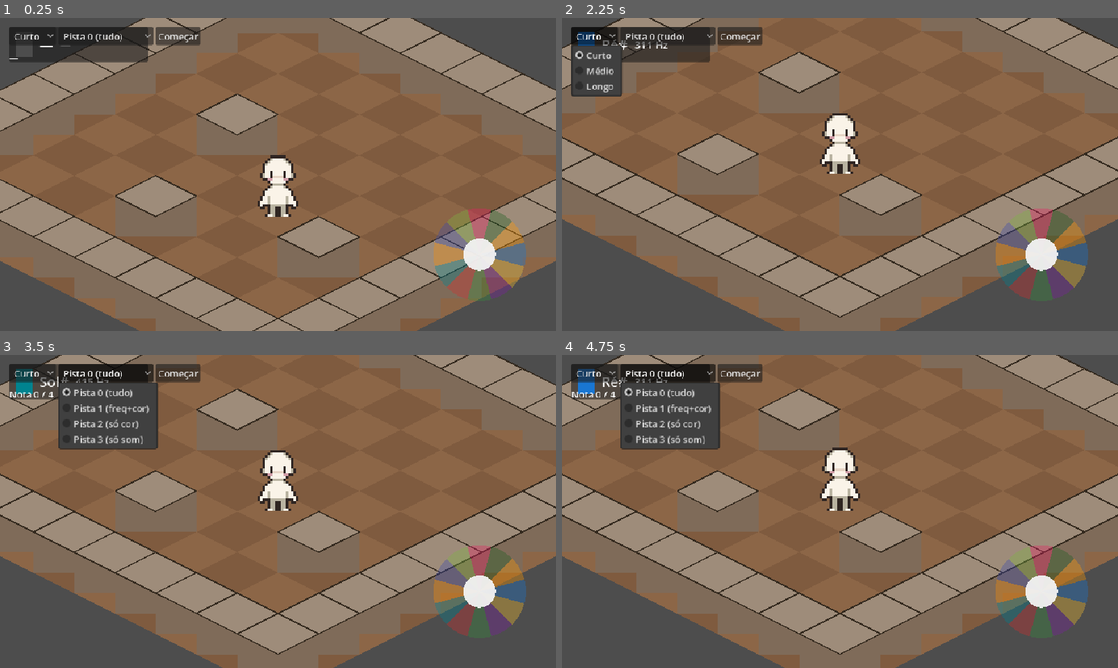
Above: before the commit, frames 1-4 (two rows, left to right).
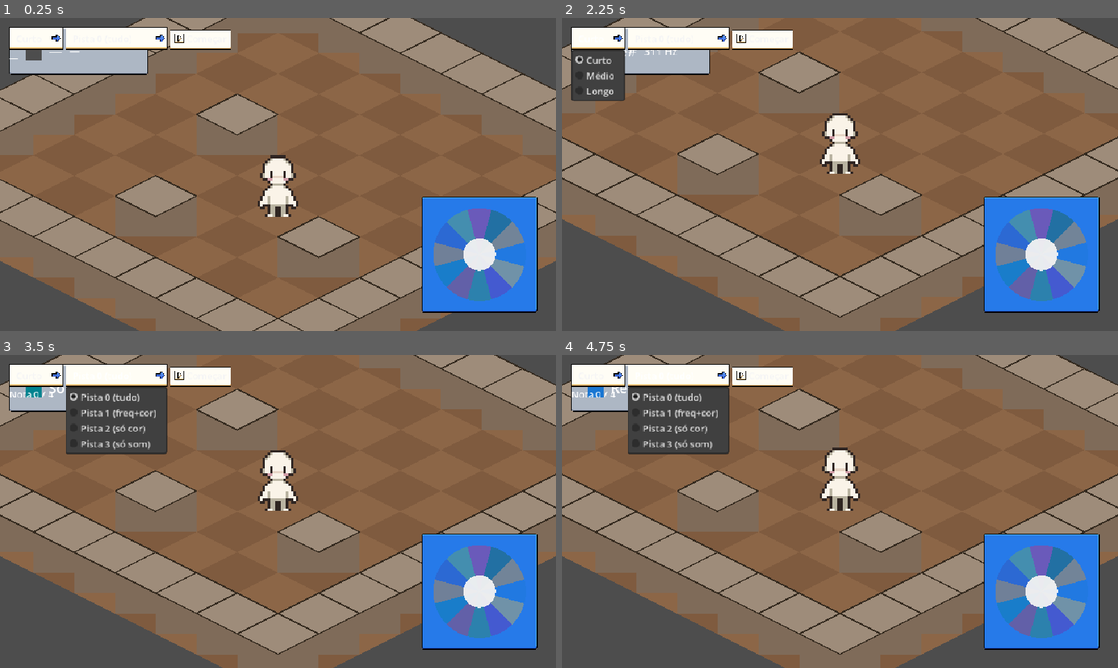
Above: after the commit, the same moments.

Repository: JDaniloC/BlindTuner
Game: Godot game, scene res://scenes/Playground.tscn
Two runs of this game, one before a commit and one after it. Both use one fixed random seed, a clock stepped at 60 frames per second and the inputs below.
Inputs:
- Up to frame 1 (0.25 s): no input
- Up to frame 2 (2.25 s): click "Começar" at 0.5 s; click "Começar" at 1.25 s; click "Curto" at 2 s
- Up to frame 3 (3.5 s): click "Pista 0 (tudo)" at 2.75 s
- Up to frame 4 (4.75 s): click "Curto" at 3.5 s; click "Pista 0 (tudo)" at 4.25 s

The runs differ from the first frame. In frame 1, 12% of the frame differs, in the area x 1-97%, y 2-95%; in frame 2, 12%; in frame 3, 13%; in frame 4, 13%.

Commit message:
feat(godot): aplica Theme flat no GameHUD/NotePanel/Joystick
GameHUD preload+theme no _ready (+ ícone Play); NotePanel via .tscn;
moldura NinePatchRect no Joystick. Tipos de nó/lógica intactos.

Co-Authored-By: Claude Opus 4.7 <noreply@anthropic.com>

Diff:
--- a/godot/scenes/DirectionJoystick.tscn
+++ b/godot/scenes/DirectionJoystick.tscn
@@ -1,10 +1,21 @@
-[gd_scene load_steps=2 format=3]
+[gd_scene load_steps=3 format=3]
 
 [ext_resource type="Script" path="res://scripts/DirectionJoystick.gd" id="1"]
+[ext_resource type="Texture2D" path="res://assets/ui/flat/UI_Flat_Frame02a.png" id="2"]
 
 [node name="DirectionJoystick" type="Control"]
 custom_minimum_size = Vector2(200, 200)
 script = ExtResource("1")
+
+[node name="Frame" type="NinePatchRect" parent="."]
+anchor_right = 1.0
+anchor_bottom = 1.0
+mouse_filter = 2
+texture = ExtResource("2")
+patch_margin_left = 16
+patch_margin_right = 16
+patch_margin_top = 16
+patch_margin_bottom = 16
 
 [node name="Slices" type="Node2D" parent="."]
 position = Vector2(100, 100)
--- a/godot/scenes/NotePanel.tscn
+++ b/godot/scenes/NotePanel.tscn
@@ -1,10 +1,12 @@
-[gd_scene load_steps=2 format=3]
+[gd_scene load_steps=3 format=3]
 
 [ext_resource type="Script" path="res://scripts/NotePanel.gd" id="1"]
+[ext_resource type="Theme" path="res://assets/ui/blindtuner_theme.tres" id="2"]
 
 [node name="NotePanel" type="PanelContainer"]
 custom_minimum_size = Vector2(240, 60)
 script = ExtResource("1")
+theme = ExtResource("2")
 
 [node name="Margin" type="MarginContainer" parent="."]
 theme_override_constants/margin_left = 12
--- a/godot/scripts/GameHUD.gd
+++ b/godot/scripts/GameHUD.gd
@@ -3,6 +3,9 @@
 
 signal start_requested(preset_id: String, cue_level: int)
 signal restart_requested
+
+const UI_THEME := preload("res://assets/ui/blindtuner_theme.tres")
+const PLAY_ICON := preload("res://assets/ui/flat/UI_Flat_ButtonPlay01a.png")
 
 var _preset_opt: OptionButton
 var _cue_opt: OptionButton
@@ -12,6 +15,7 @@
 var _stats_label: Label
 
 func _ready() -> void:
+	theme = UI_THEME
 	var top := HBoxContainer.new()
 	top.position = Vector2(16, 16)
 	add_child(top)
@@ -28,6 +32,7 @@
 
 	_start_btn = Button.new()
 	_start_btn.text = "Começar"
+	_start_btn.icon = PLAY_ICON
 	_start_btn.pressed.connect(_on_start_pressed)
 	top.add_child(_start_btn)
 
--- a/godot/tests/test_ui_theme.gd
+++ b/godot/tests/test_ui_theme.gd
@@ -28,3 +28,23 @@
 	var sb := t.get_stylebox("panel", "PanelContainer") as StyleBoxTexture
 	assert_not_null(sb, "PanelContainer/panel deve ser StyleBoxTexture")
 	assert_not_null(sb.texture, "PanelContainer/panel texture")
+
+func test_gamehud_has_theme_applied():
+	var h = preload("res://scenes/GameHUD.tscn").instantiate()
+	add_child_autofree(h)
+	assert_eq(h.theme, load(THEME_PATH), "GameHUD.theme deve ser o blindtuner_theme")
+
+func test_notepanel_has_theme_applied():
+	var p = preload("res://scenes/NotePanel.tscn").instantiate()
+	add_child_autofree(p)
+	assert_eq(p.theme, load(THEME_PATH), "NotePanel.theme deve ser o blindtuner_theme")
+
+# Frame.mouse_filter = IGNORE: não intercepta _gui_input. Cobertura de
+# roteamento de input exigiria teste de integração com display (headless não cobre).
+func test_joystick_has_frame_ninepatch():
+	var j = preload("res://scenes/DirectionJoystick.tscn").instantiate()
+	add_child_autofree(j)
+	var f = j.get_node_or_null("Frame")
+	assert_not_null(f, "Joystick deve ter um nó Frame")
+	assert_true(f is NinePatchRect, "Frame deve ser NinePatchRect")
+	assert_eq(f.mouse_filter, Control.MOUSE_FILTER_IGNORE, "Frame não pode capturar input")
